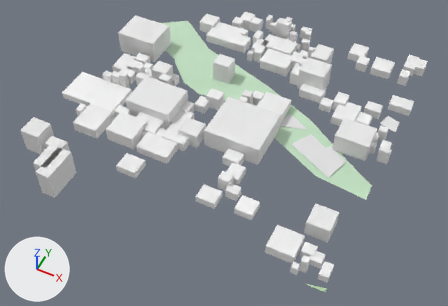
The glTF model white-model-six-districts/chunks/137_84_mid.glb: old version first, new version second.
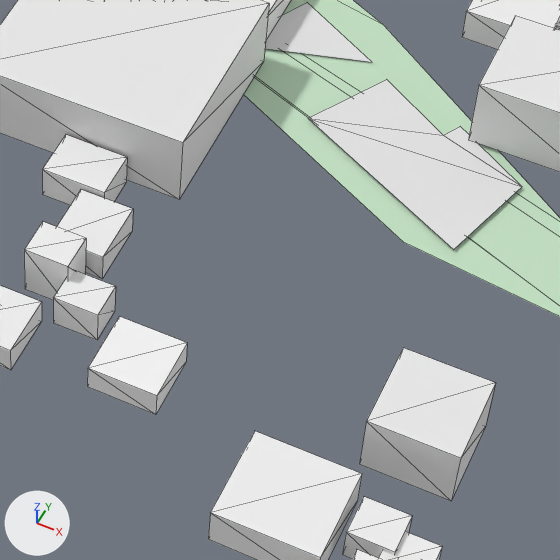
Old and new are each drawn whole from a camera (50 mm lens) standing at (9064.0, 8075.0, 733.0) and looking at (8758.0, 8686.0, -31.0) and again close up on the part from 47% to 79% of the width and 37% to 84% of the height. Every picture has the same lights, and +X, +Y and +Z are marked at lower left. The first two pictures are the older version. The close-ups show mesh edges as thin lines. Vertices at exactly the same position are counted once.
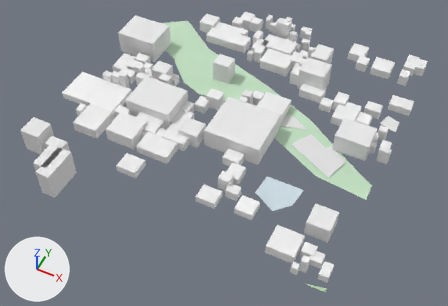
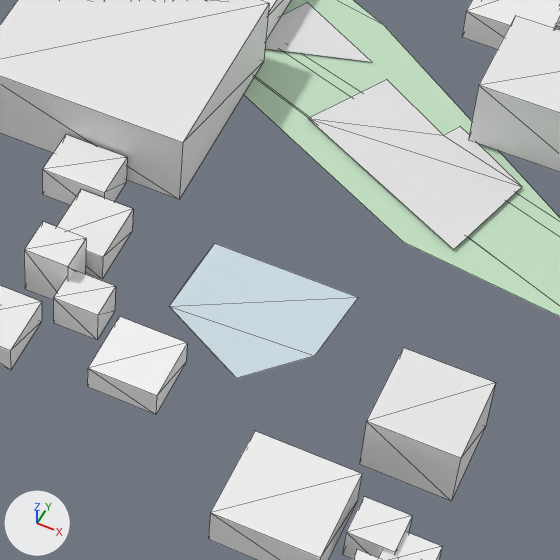
The change, as a list of edits to the scene's bpy script:
```text
Change me_mesh_0:
    used by ob_mesh_0; location = (0.0, 0.0, 0.0)
    verts and faces of me_mesh_0; kept vertices keep their numbers, new ones are numbered from 974
    remove me_mesh_0.from_pydata(...)  # 974 vertices, 1198 faces; spans x 8465.0..9010.0, y 8470.0..9014.0, z -4.0..46.0
    add me_mesh_0.from_pydata(...)  # 981 vertices, 1203 faces; spans x 8465.0..9010.0, y 8470.0..9014.0, z -4.0..46.0
    me_mesh_0 part 1
    add verts[974] = (8848.0, 8612.0, 0.0)  # pixel (169, 306)
    add verts[975] = (8851.0, 8648.0, 0.0)  # pixel (214, 243)
    add verts[976] = (8849.0, 8634.0, 0.0)  # pixel (196, 267)
    add verts[977] = (8911.0, 8648.0, 0.0)  # pixel (358, 297)
    add verts[978] = (8907.0, 8614.0, 0.0)  # pixel (314, 355)
    add verts[979] = (8885.0, 8592.0, 0.0)  # pixel (236, 378)
    add verts[980] = (8872.0, 8598.0, 0.0)  # pixel (212, 353)
    add faces += [(974, 975, 976), (974, 977, 975), (974, 978, 977), (974, 979, 978), (974, 980, 979)]
```

Boxes (x1, y1, x2, y2) around the edits, measured in the close-ups (560 x 560 px):
part 1 of me_mesh_0, added: after (170, 244, 358, 378)
